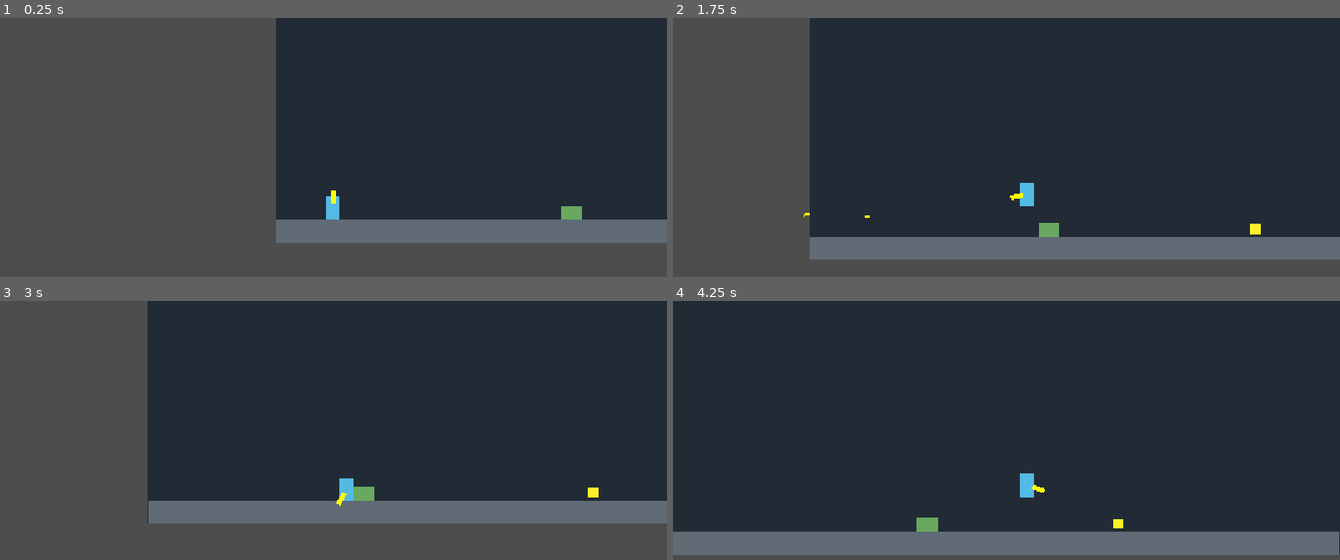
Above: before the commit, frames 1-4 (two rows, left to right).
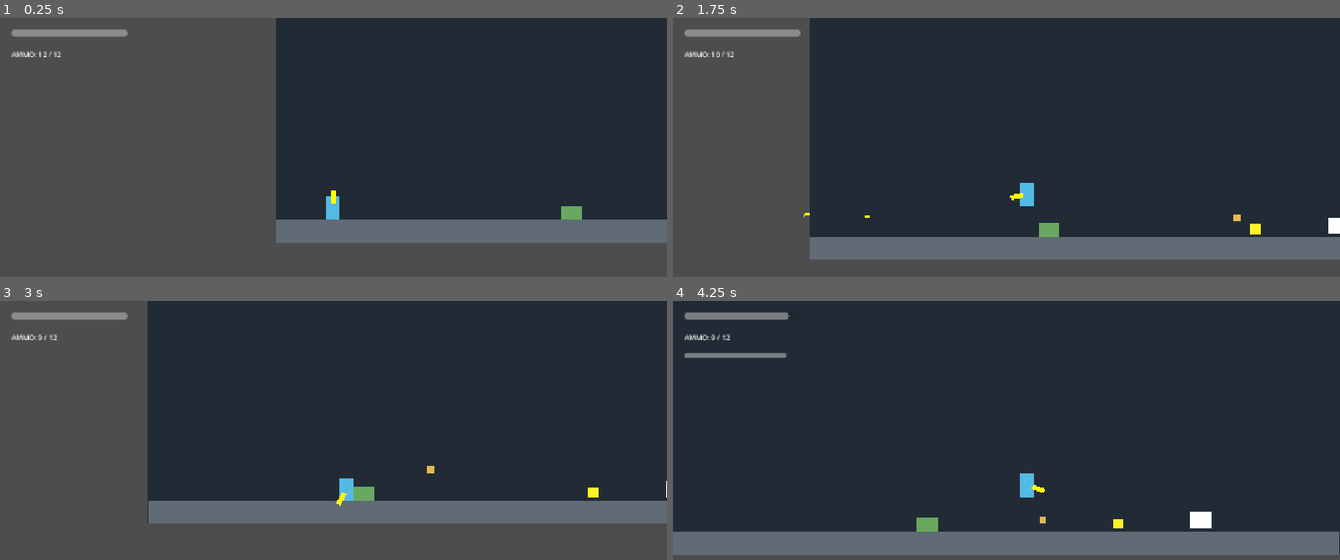
Above: after the commit, the same moments.

Repository: SousasaurusGamer/The-Eden-Disaster
Game: Godot game, scene res://scenes/levels/test_level.tscn
Same seed, same stepped clock (60 frames per second), same inputs: the game is played once before the commit and once after it.
Inputs (mouse positions are in pixels of both pictures, inside the frame that each line leads up to):
- Up to frame 1 (0.25 s): no input
- Up to frame 2 (1.75 s): move the mouse to (1153, 186) at 0.52 s; press the mouse at (1153, 186) at 0.53 s; hold D (move_right) from 0.53 s (still down); tap Shift (roll) at 0.6, 1.55 s; tap Space (jump) at 0.77, 1.52 s; move the mouse to (873, 225) at 1.27 s; release the mouse at (873, 225) at 1.28 s; click (873, 225) at 1.35 s
- Up to frame 3 (3 s): move the mouse to (400, 407) at 2.02 s; release D (move_right) at 2.03 s; press the mouse at (400, 407) at 2.03 s; hold A (move_left) 2.03-2.78 s; tap J (attack_melee) at 2.1 s; move the mouse to (outside the picture) at 2.77 s; release the mouse at (outside the picture) at 2.78 s; hold D (move_right) from 2.78 s (still down); tap Shift (roll) at 2.85 s
- Up to frame 4 (4.25 s): keep holding D (move_right); tap Space (jump) at 3.02, 3.77 s; move the mouse to (1206, 544) at 3.52 s; press the mouse at (1206, 544) at 3.53 s

The runs differ from the first frame. In frame 1, 0.6% of the frame differs, in the area x 1-20%, y 4-16%; in frame 2, 0.7%; in frame 3, 0.6%; in frame 4, 1.1%, in the area x 1-81%, y 4-88%.

Commit message:
añadir un nuevo enemigo que laza esporas

Diff:
--- /dev/null
+++ b/scenes/enemies/enemy_spore.tscn
@@ -0,0 +1,19 @@
+[gd_scene format=3 uid="uid://c1ij0lio5c72h"]
+
+[ext_resource type="Script" uid="uid://h1lvqodm2ov4" path="res://scripts/enemy_spore.gd" id="1_62db7"]
+
+[sub_resource type="CircleShape2D" id="CircleShape2D_op1xx"]
+radius = 6.0
+
+[node name="EnemySpore" type="Area2D" unique_id=647333233]
+script = ExtResource("1_62db7")
+
+[node name="CollisionShape2D" type="CollisionShape2D" parent="." unique_id=1314353214]
+shape = SubResource("CircleShape2D_op1xx")
+
+[node name="ColorRect" type="ColorRect" parent="." unique_id=225147071]
+offset_left = -6.0
+offset_top = -6.0
+offset_right = 6.0
+offset_bottom = 6.0
+color = Color(0.8544353, 0.000581612, 0.85442966, 1)
--- /dev/null
+++ b/scenes/enemies/spore_shooter.tscn
@@ -0,0 +1,21 @@
+[gd_scene format=3 uid="uid://6y3s3ddlm6sa"]
+
+[ext_resource type="Script" uid="uid://c4s0icjvn6ngl" path="res://scripts/spore_shooter.gd" id="1_nxjul"]
+
+[sub_resource type="RectangleShape2D" id="RectangleShape2D_op1xx"]
+size = Vector2(36, 28)
+
+[node name="SporeShooter" type="StaticBody2D" unique_id=428102256]
+script = ExtResource("1_nxjul")
+
+[node name="ColorRect" type="ColorRect" parent="." unique_id=1936480810]
+offset_left = -18.0
+offset_top = -28.0
+offset_right = 18.0
+
+[node name="Muzzle" type="Marker2D" parent="." unique_id=213839399]
+position = Vector2(-26, -15)
+
+[node name="CollisionShape2D" type="CollisionShape2D" parent="." unique_id=1866947715]
+position = Vector2(0, -14)
+shape = SubResource("RectangleShape2D_op1xx")
--- a/scenes/levels/test_level.tscn
+++ b/scenes/levels/test_level.tscn
@@ -1,13 +1,17 @@
 [gd_scene format=3 uid="uid://rv5c3siy2iv7"]
 
+[ext_resource type="PackedScene" uid="uid://dxbq7pncklnoo" path="res://scenes/ui/hud.tscn" id="1_48ne7"]
 [ext_resource type="PackedScene" uid="uid://bs4wjh4g2wxnf" path="res://scenes/player/steve.tscn" id="1_jbqir"]
 [ext_resource type="PackedScene" uid="uid://bhjhv3042iaxg" path="res://scenes/enemies/plant_enemy.tscn" id="2_yautc"]
 [ext_resource type="PackedScene" uid="uid://clb203aksgex6" path="res://scenes/player/ammo_pickup.tscn" id="3_fr1um"]
+[ext_resource type="PackedScene" uid="uid://6y3s3ddlm6sa" path="res://scenes/enemies/spore_shooter.tscn" id="4_v45ci"]
 
 [sub_resource type="RectangleShape2D" id="RectangleShape2D_op1xx"]
 size = Vector2(1154.75, 42)
 
 [node name="TestLevel" type="Node2D" unique_id=901466039]
+
+[node name="HUD" parent="." unique_id=265695125 instance=ExtResource("1_48ne7")]
 
 [node name="FondoTemporal" type="ColorRect" parent="." unique_id=1084933701]
 offset_right = 1152.0
@@ -36,3 +40,6 @@
 
 [node name="AmmoPickup" parent="." unique_id=1355191995 instance=ExtResource("3_fr1um")]
 position = Vector2(770, 596)
+
+[node name="SporeShooter" parent="." unique_id=811389092 instance=ExtResource("4_v45ci")]
+position = Vector2(913, 604)
--- /dev/null
+++ b/scenes/ui/hud.tscn
@@ -0,0 +1,48 @@
+[gd_scene format=3 uid="uid://dxbq7pncklnoo"]
+
+[ext_resource type="Script" uid="uid://fgs1npru2xx1" path="res://scripts/hud.gd" id="1_0mwgc"]
+
+[sub_resource type="StyleBoxFlat" id="StyleBoxFlat_kmatr"]
+bg_color = Color(0.030214945, 0.6363357, 0.9500653, 1)
+draw_center = false
+
+[node name="HUD" type="CanvasLayer" unique_id=265695125]
+script = ExtResource("1_0mwgc")
+
+[node name="Control" type="Control" parent="." unique_id=538187495]
+layout_mode = 3
+anchors_preset = 15
+anchor_right = 1.0
+anchor_bottom = 1.0
+grow_horizontal = 2
+grow_vertical = 2
+mouse_filter = 2
+
+[node name="HealthBar" type="ProgressBar" parent="Control" unique_id=1597559148]
+layout_mode = 0
+offset_left = 20.0
+offset_top = 20.0
+offset_right = 220.0
+offset_bottom = 32.0
+mouse_filter = 2
+value = 100.0
+show_percentage = false
+
+[node name="AmmoLabel" type="Label" parent="Control" unique_id=1442843454]
+layout_mode = 0
+offset_left = 20.0
+offset_top = 55.0
+offset_right = 180.0
+offset_bottom = 80.0
+theme_override_font_sizes/font_size = 12
+
+[node name="ChargeBar" type="ProgressBar" parent="Control" unique_id=1313021332]
+layout_mode = 0
+offset_left = 20.0
+offset_top = 90.0
+offset_right = 220.0
+offset_bottom = 98.0
+mouse_filter = 2
+theme_override_styles/background = SubResource("StyleBoxFlat_kmatr")
+max_value = 0.8
+show_percentage = false
--- a/scripts/bullet.gd
+++ b/scripts/bullet.gd
@@ -8,6 +8,7 @@
 
 
 func _ready() -> void:
+	add_to_group("player_bullets")
 	body_entered.connect(_on_body_entered)
 
 
--- /dev/null
+++ b/scripts/enemy_spore.gd
@@ -0,0 +1,49 @@
+
+extends Area2D
+class_name EnemySpore
+
+@export var speed: float = 200.0
+@export var damage: int = 10
+
+var direction: Vector2 = Vector2.LEFT
+var lifetime: float = 5.0
+
+@onready var visual: ColorRect = $ColorRect
+
+
+func _ready() -> void:
+	body_entered.connect(_on_body_entered)
+	area_entered.connect(_on_area_entered)
+
+	visual.color = Color("#E5B94E")
+
+
+func _physics_process(delta: float) -> void:
+	global_position += direction * speed * delta
+
+	lifetime -= delta
+
+	if lifetime <= 0.0:
+		queue_free()
+
+
+# Cuando toca a Steve
+func _on_body_entered(body: Node2D) -> void:
+	print("Espora toca: ", body.name)
+
+	if body.is_in_group("player"):
+		if body.has_method("take_damage"):
+			body.take_damage(damage)
+
+		queue_free()
+
+	elif body is StaticBody2D:
+		queue_free()
+
+
+# Cuando una bala de Steve toca la espora
+func _on_area_entered(area: Area2D) -> void:
+	if area.is_in_group("player_bullets"):
+		print("Espora destruida por una bala")
+		area.queue_free()
+		queue_free()
--- /dev/null
+++ b/scripts/hud.gd
@@ -0,0 +1,48 @@
+extends CanvasLayer
+
+# Referencias a la interfaz
+@onready var health_bar: ProgressBar = $Control/HealthBar
+@onready var ammo_label: Label = $Control/AmmoLabel
+@onready var charge_bar: ProgressBar = $Control/ChargeBar
+
+# Referencia al jugador
+var steve: Node = null
+
+# Debe coincidir con CHARGE_TIME en steve.gd
+const CHARGE_DURATION = 0.8
+
+
+func _ready() -> void:
+	health_bar.show_percentage = false
+	charge_bar.show_percentage = false
+
+	charge_bar.min_value = 0.0
+	charge_bar.max_value = CHARGE_DURATION
+
+
+func _process(_delta: float) -> void:
+	# Buscar a Steve en el grupo player
+	if not is_instance_valid(steve):
+		steve = get_tree().get_first_node_in_group("player")
+
+	if not is_instance_valid(steve):
+		return
+
+	# Actualizar vida
+	health_bar.max_value = float(steve.get("max_health"))
+	health_bar.value = float(steve.get("health"))
+
+	# Actualizar municion
+	var ammo = int(steve.get("ammo"))
+	var max_ammo = int(steve.get("max_ammo"))
+
+	ammo_label.text = "AMMO: %d / %d" % [ammo, max_ammo]
+
+	# Actualizar carga de la pistola
+	if bool(steve.get("is_charging")):
+		charge_bar.value = minf(
+			float(steve.get("charge_time")),
+			CHARGE_DURATION
+		)
+	else:
+		charge_bar.value = 0.0
--- /dev/null
+++ b/scripts/spore_shooter.gd
@@ -0,0 +1,75 @@
+
+extends StaticBody2D
+
+const SPORE_SCENE = preload("res://scenes/enemies/enemy_spore.tscn")
+
+# Configuracion del enemigo
+@export var max_health: int = 40
+@export var shoot_interval: float = 2.0
+
+# Referencias
+@onready var muzzle: Marker2D = $Muzzle
+
+# Variables
+var health: int
+var shoot_timer: float = 1.0
+var is_dead: bool = false
+
+
+func _ready() -> void:
+	add_to_group("enemies")
+	health = max_health
+
+	print("Planta lanzadora lista. Vida: ", health)
+
+
+func _physics_process(delta: float) -> void:
+	if is_dead:
+		return
+
+	shoot_timer -= delta
+
+	if shoot_timer > 0.0:
+		return
+
+	var player = get_tree().get_first_node_in_group("player") as Node2D
+
+	if not is_instance_valid(player):
+		return
+
+	shoot_timer = shoot_interval
+	shoot(player)
+
+
+func shoot(player: Node2D) -> void:
+	var spore: EnemySpore = SPORE_SCENE.instantiate() as EnemySpore
+
+	get_tree().current_scene.add_child(spore)
+
+	spore.global_position = muzzle.global_position
+
+	var target_position = player.global_position + Vector2(0, -20)
+
+	spore.direction = (
+		target_position - spore.global_position
+	).normalized()
+
+	print("Planta lanzadora disparo una espora")
+
+
+func take_damage(amount: int) -> void:
+	if is_dead:
+		return
+
+	health = maxi(health - amount, 0)
+
+	print("Vida de planta lanzadora: ", health)
+
+	if health <= 0:
+		die()
+
+
+func die() -> void:
+	is_dead = true
+	print("Planta lanzadora derrotada")
+	queue_free()
Not shown, added: scripts/enemy_spore.gd.uid
Not shown, added: scripts/hud.gd.uid
Not shown, added: scripts/spore_shooter.gd.uid
